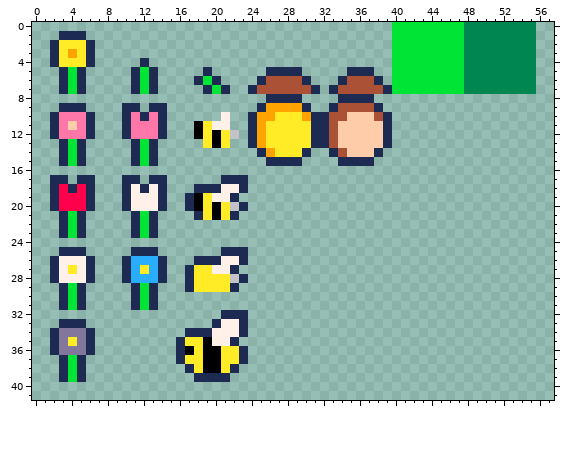
File history of a pixel-art sprite, raw/images/sprites.png. Above is the file before it was changed.
The file is 64x64 pixels. Shown: x 0..57, y 0..41.
Now the later version:
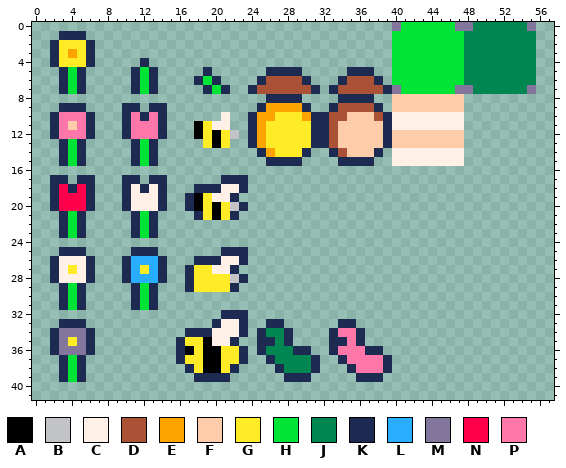
Palette (. is transparent): A #000000  B #c2c3c7  C #fff1e8  D #ab5236  E #ffa300  F #ffccaa  G #ffec27  H #00e436  J #008751  K #1d2b53  L #29adff  M #83769c  N #ff004d  P #ff77a8
The edit:
@@ x 38..57 @@
- 0 ..HHHHHHHHJJJJJJJJ..
+ 0 ..MHHHHHHMMJJJJJJM..
  1 ..HHHHHHHHJJJJJJJJ..
@@ x 38..57 @@
  6 K.HHHHHHHHJJJJJJJJ..
- 7 DKHHHHHHHHJJJJJJJJ..
- 8 ....................
- 9 K...................
-10 DK..................
-11 FK..................
-12 FK..................
-13 FK..................
-14 K...................
-15 ....................
+ 7 DKMHHHHHHMMJJJJJJM..
+ 8 ..FFFFFFFF..........
+ 9 K.FFFFFFFF..........
+10 DKCCCCCCCC..........
+11 FKCCCCCCCC..........
+12 FKFFFFFFFF..........
+13 FKFFFFFFFF..........
+14 K.CCCCCCCC..........
+15 ..CCCCCCCC..........
 16 ....................
@@ x 23..41 @@
 32 K..................
-33 K..................
-34 K..................
-35 ...................
-36 K..................
-37 K..................
-38 ...................
-39 ...................
+33 K..KK......KK......
+34 K.KJJK....KPPK.....
+35 ..KKJK....KKPK.....
+36 K.KJJJKK..KPPPKK...
+37 K..KJJJJK..KPPPPK..
+38 ....KJJJK...KPPPK..
+39 .....KKK.....KKK...
 40 ...................
